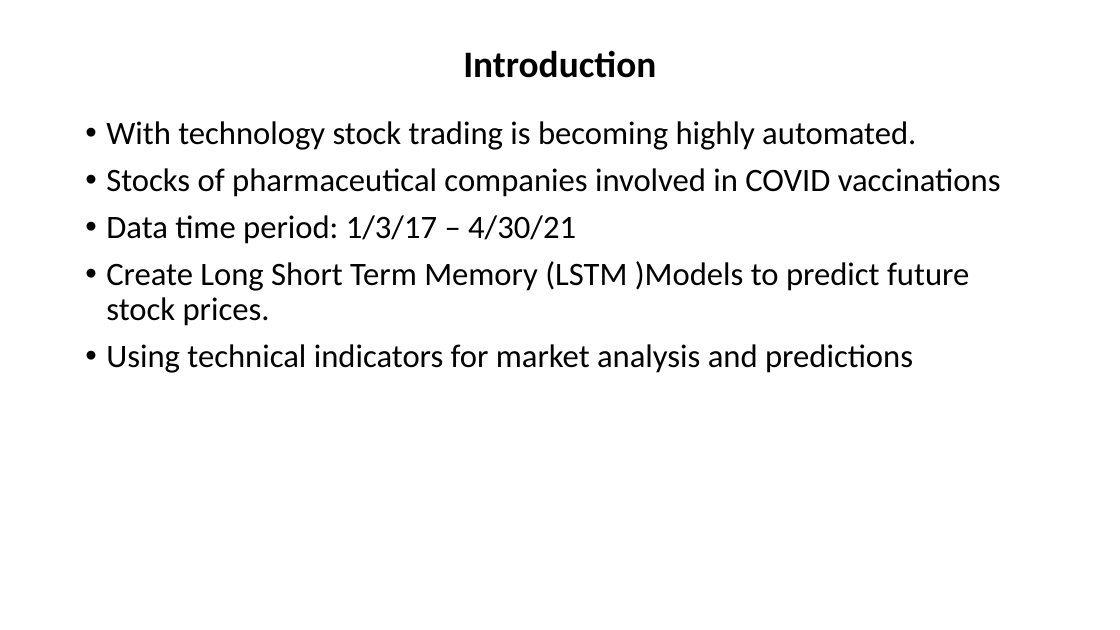
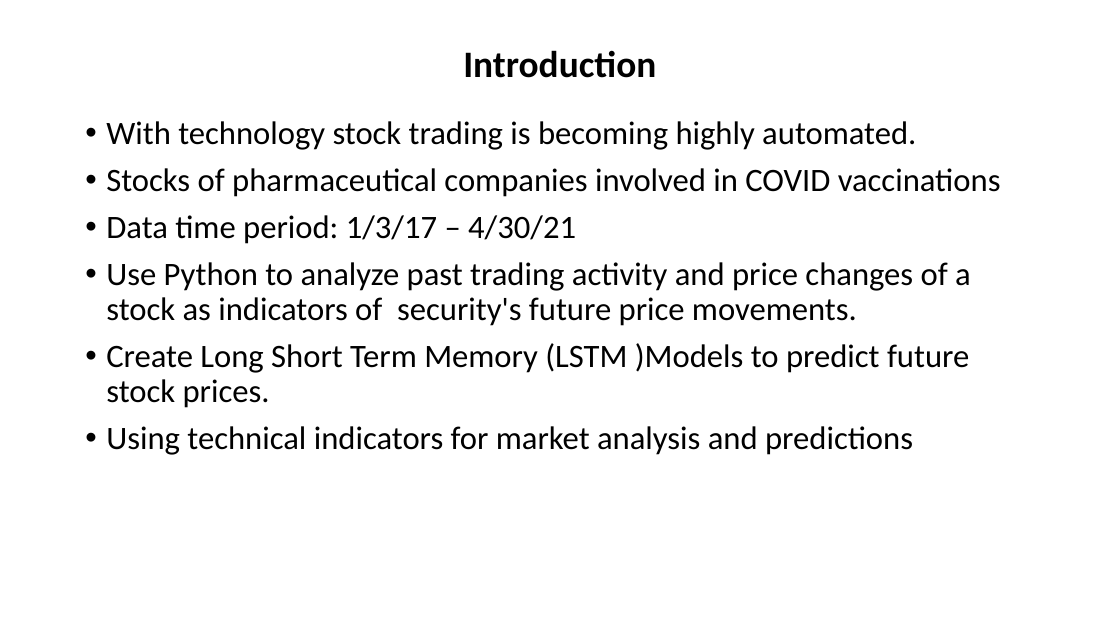
Before and after one commit to davidrtorres/Model-5-Stock-Price-Forecasting, a slide deck: slide 2 of Presentation1.pptx. Drawn at 1120x630 pixels with LibreOffice and Linux fonts; fonts in the diff are those of the drawing. Boxes give left, top, right and bottom in pixels: in the first picture for what was removed or moved away, otherwise in the second. Text is boxed around its words. In the diff, an @@ line names an element or a change of style, - is before the commit and + after.

```diff
--- a/Presentation1.pptx
+++ b/Presentation1.pptx
@@ text at <box>106,262,971,326</box>: paragraph added @@
+• Use Python to analyze past trading activity and price changes of a stock as indicators of security's future price movements.
```
Also in this commit, not shown: 1 slide added, 3 other files.
